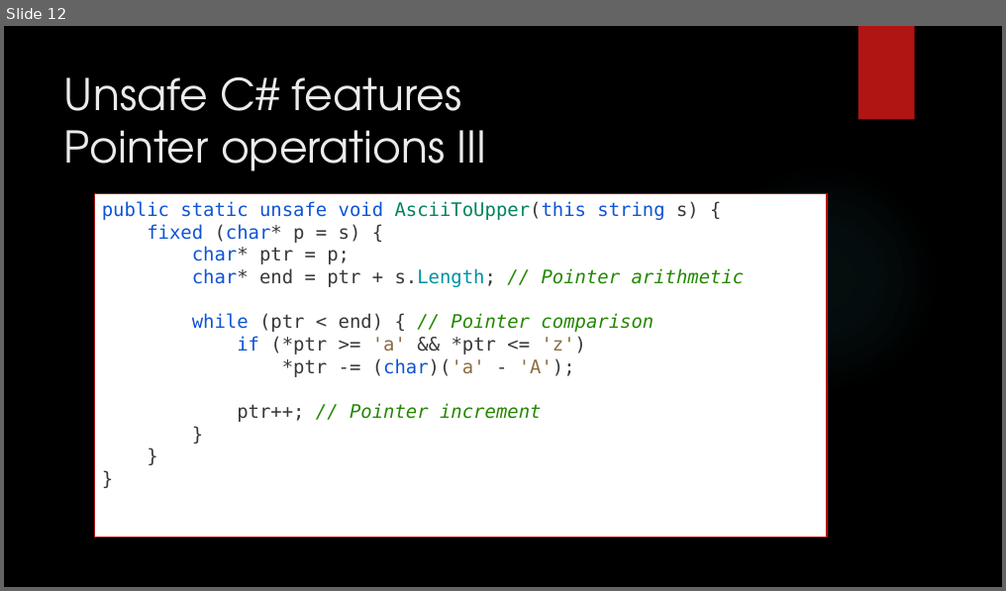
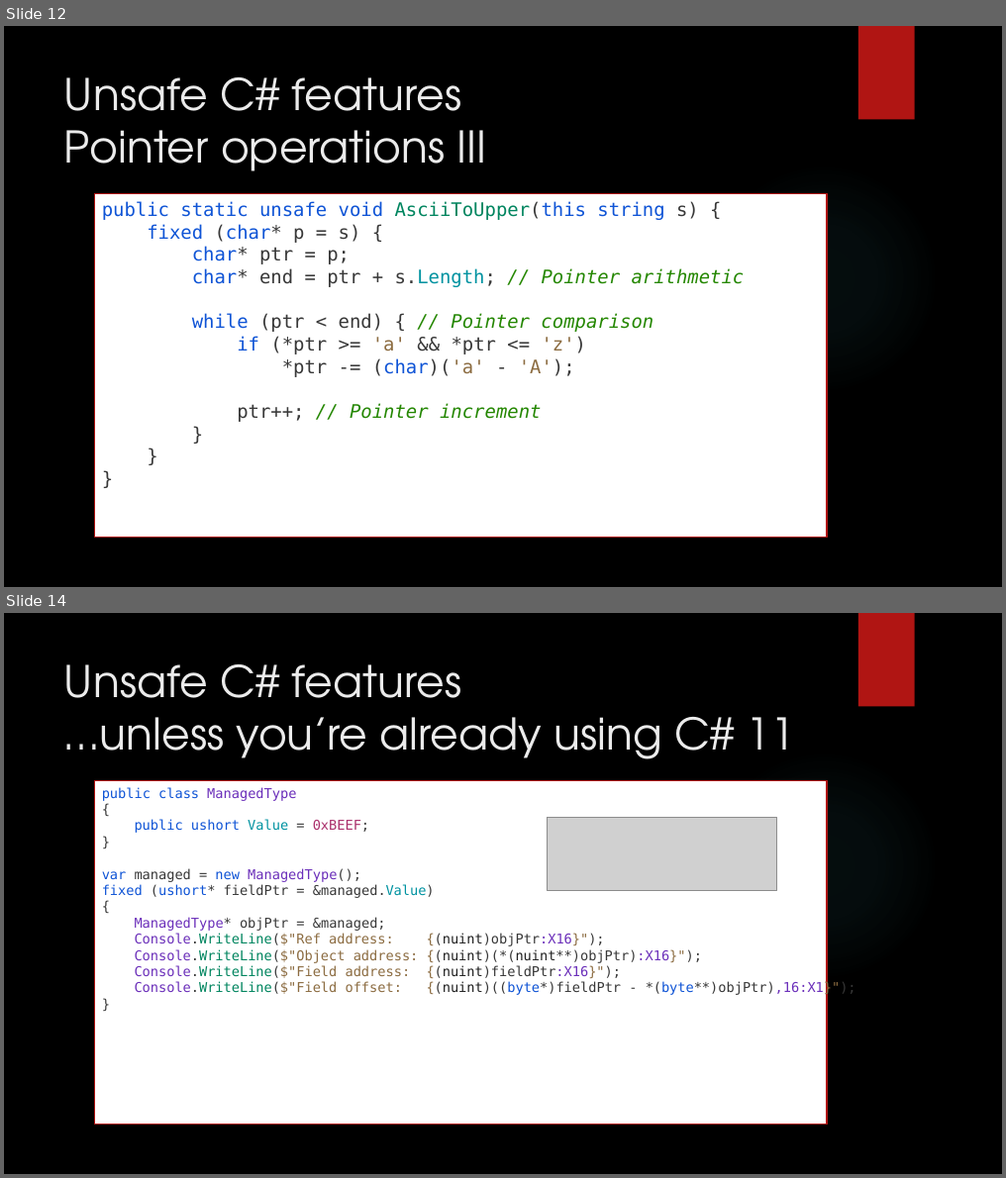
Before and after one commit to dennisdietrich/UnsafeCSharp, a slide deck: doc/Introduction to unsafe C#.pptx. Shown one above the other, each under a label of ours: slide 12 before the commit, slides 12 and 14 after it; the slides between them are not shown. The pictures are 1006x591 and 1006x1178 pixels, drawn with LibreOffice and Linux fonts; fonts in the diff are those of the drawing; grey boxes stand for pictures; background and template pictures are left out. Boxes give left, top, right and bottom in pixels: in the first picture for what was removed or moved away, otherwise in the second. Text is boxed around its words. In the diff, an @@ line names an element or a change of style, - is before the commit and + after.

Commit message:
Clarified packing size with field offsets, added information on pointers to object references, fixed calling convention in SQLite callback examples (#14)

```diff
--- a/doc/Introduction to unsafe C#.pptx
+++ b/doc/Introduction to unsafe C#.pptx
@@ slide 14 added at [4,613,1002,1174], background picture (left out); not listed: 2 template elements that a slide beside it also shows @@
@@ title added at [64,664,795,760], 42 pt, text #EBEBEB @@
+Unsafe C# features
+…unless you’re already using C# 11
@@ rectangle added at [94,781,827,1125], fill #FFFFFF, outline #B01513 1.25 pt, 13 pt, text #383838 @@
+public class ManagedType
+{
+public ushort Value = 0xBEEF;
+}
+var managed = new ManagedType();
+fixed (ushort* fieldPtr = &managed.Value)
+{
+ManagedType* objPtr = &managed;
+Console.WriteLine($"Ref address: {(nuint)objPtr:X16}");
+Console.WriteLine($"Object address: {(nuint)(*(nuint**)objPtr):X16}");
+Console.WriteLine($"Field address: {(nuint)fieldPtr:X16}");
+Console.WriteLine($"Field offset: {(nuint)((byte*)fieldPtr - *(byte**)objPtr),16:X1}");
+}
@@ picture added at [547,817,776,891] @@
```
Also in this commit, not shown: 5 slides changed, 1 other slide added, 8 other files.
